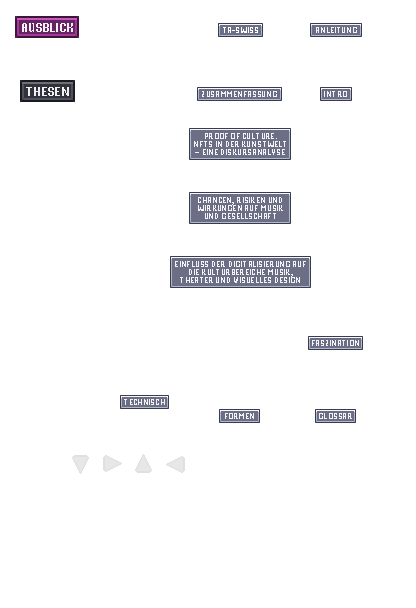
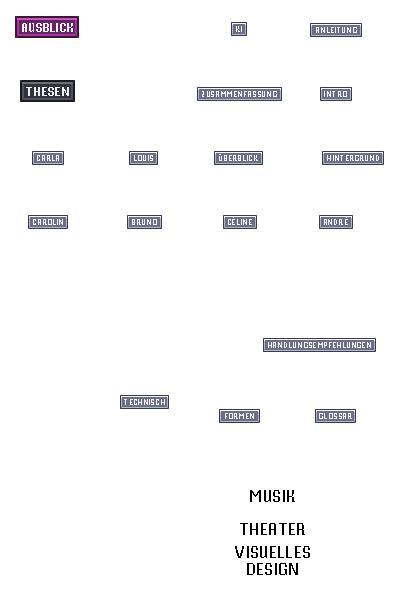
Revision of a layered 416 x 608 image; what changed, layer by layer:
removed layer "Layer 12 copy 3" from group "Pfeile" over (x1=166, y1=456, x2=185, y2=473)
removed layer "Layer 12 copy 2" from group "Pfeile" over (x1=135, y1=454, x2=152, y2=473)
renamed "Dezentrum" to "Musik", painted on it over (x1=250, y1=490, x2=310, y2=573)
renamed "Musikrat" to "Theater", painted on it over (x1=240, y1=491, x2=305, y2=566)
renamed "Hslu" to "Visuelles Design", painted on it over (x1=235, y1=523, x2=310, y2=575)
renamed "Faszination" to "Handlungsempfehlungen", painted on it over (x1=268, y1=340, x2=371, y2=348)
removed layer "Einfluss der Digitalisierung auf die Kulturbereiche Musik, Thea" (was 90%) over (x1=175, y1=261, x2=306, y2=283)
removed layer "Layer 18 copy 2" over (x1=170, y1=256, x2=311, y2=288)
removed layer "Chancen, Risiken und Wirkungen auf Musik und Gesellschaft" (was 90%) over (x1=198, y1=197, x2=283, y2=219)
added layer "Layer 17 copy 5" (1st of 2) above "Carla" over (x1=129, y1=151, x2=158, y2=165)
added layer "Layer 17 copy 5" (2nd of 2) above "Bruno" over (x1=32, y1=151, x2=64, y2=165)
added layer "Layer 17 copy 4" (1st of 2) above "Carolin" over (x1=127, y1=215, x2=162, y2=229)
added layer "Layer 17 copy 4" (2nd of 2) above "André" over (x1=28, y1=215, x2=68, y2=229)
added layer "Layer 17 copy 3" above "Céline" over (x1=319, y1=215, x2=353, y2=229)
renamed "Layer 18 copy" to "Layer 17 copy 2", painted on it over (x1=189, y1=192, x2=291, y2=229)
removed layer "Proof of Culture. NFTs in der Kunstwelt – eine Diskursanalyse" (was 90%) over (x1=194, y1=133, x2=286, y2=155)
added layer "Layer 17 copy 6" above "Überblick" over (x1=322, y1=151, x2=384, y2=165)
renamed "Layer 18" to "Layer 17 copy", painted on it over (x1=189, y1=128, x2=291, y2=165)
painted on "Layer 7" over (x1=263, y1=336, x2=376, y2=352)
painted on "Layer 5 copy 13" over (x1=218, y1=22, x2=263, y2=37)
…and 11 more changes (8 added, 1 painted, 2 removed, 1 renamed)
